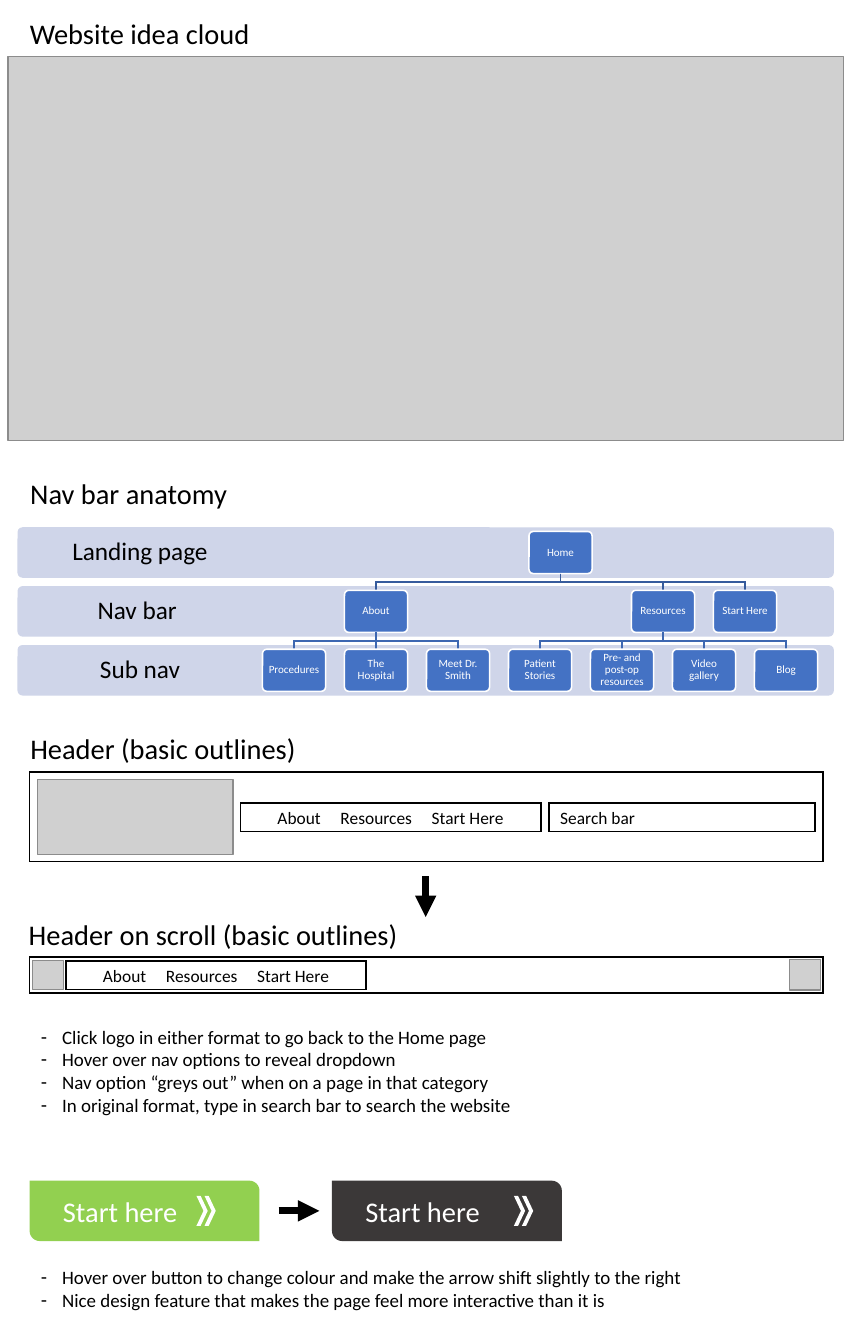
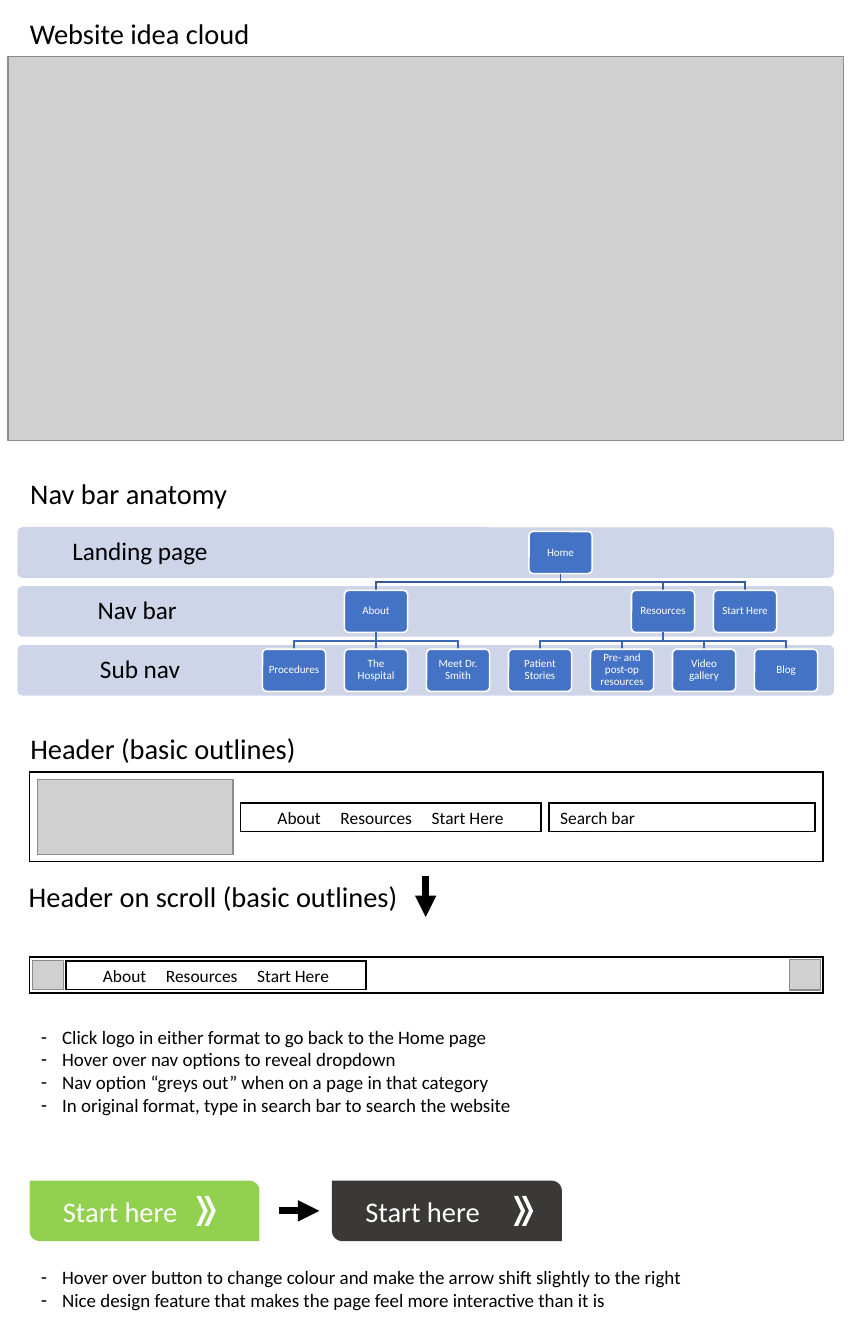
Before and after one commit to audcsm/aos-site, a slide deck: slide 1 of Website Design Tools.pptx. Drawn at 853x1344 pixels with LibreOffice and Linux fonts; fonts in the diff are those of the drawing; grey boxes stand for pictures; background and template pictures are left out. Boxes give left, top, right and bottom in pixels: in the first picture for what was removed or moved away, otherwise in the second. Text is boxed around its words. In the diff, an @@ line names an element or a change of style, - is before the commit and + after.

```diff
--- a/Website Design Tools.pptx
+++ b/Website Design Tools.pptx
@@ text "Header on scroll (basic outlines)" moved from (x1=29, y1=924, x2=397, y2=949) to (x1=29, y1=886, x2=397, y2=911) @@
```
Also in this commit, not shown: 3 other slides changed, 1 slide added, 7 other files.
